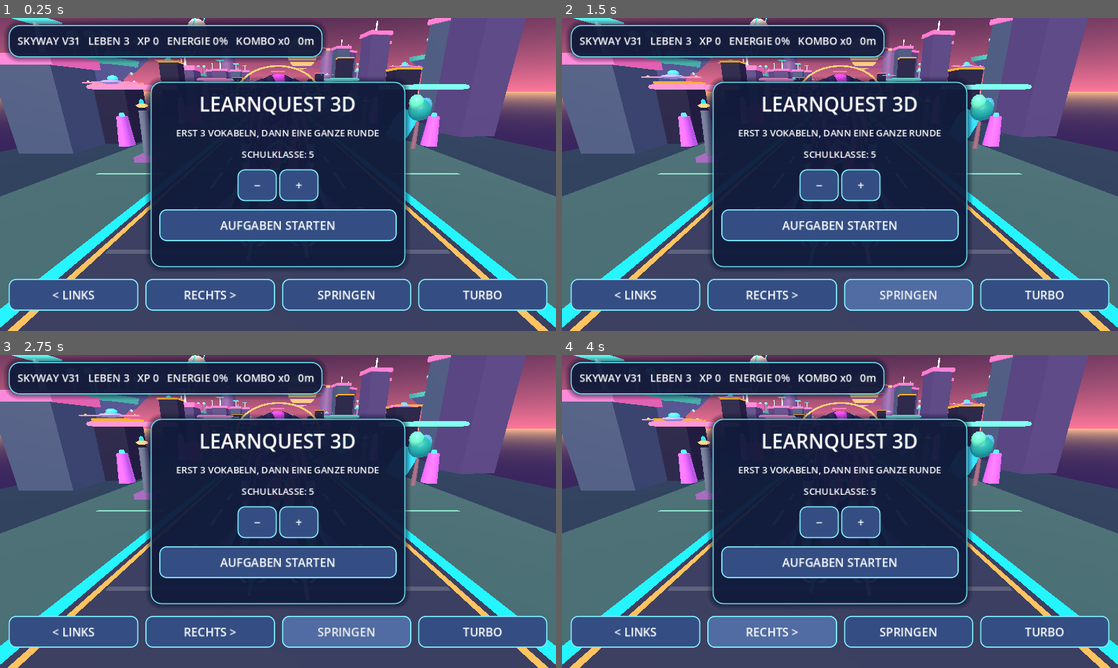
Above: before the commit, frames 1-4 (two rows, left to right).
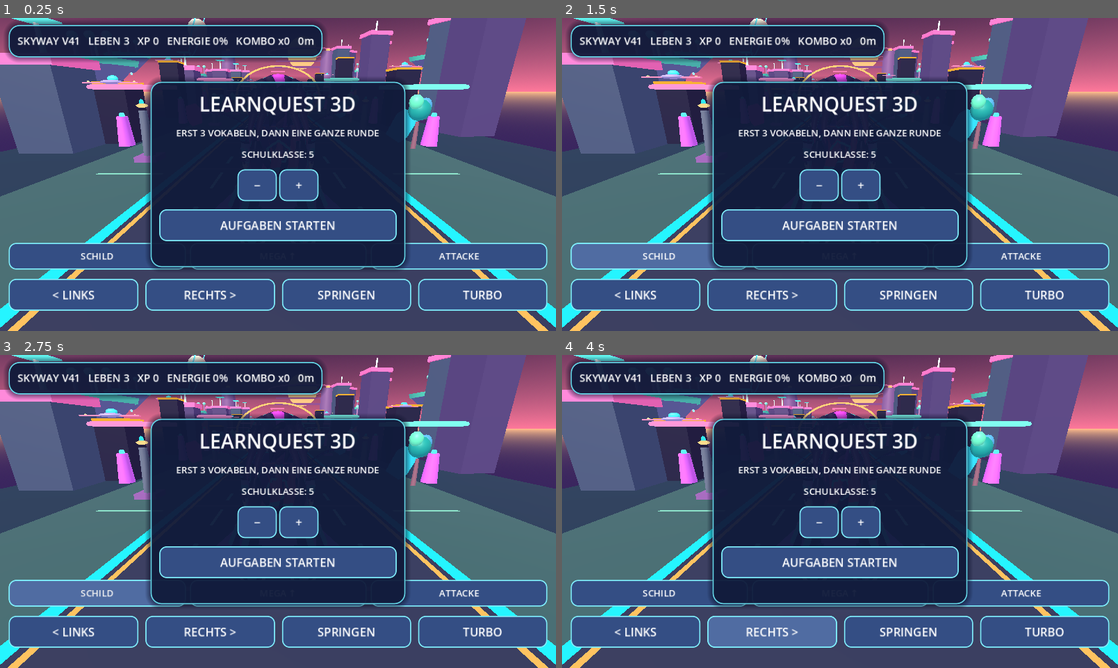
Above: after the commit, the same moments.

Repository: mtothek0703/learnquest-unity-web
Game: Godot game, scene res://main.tscn
Two runs of this game, one before a commit and one after it. Both use one fixed random seed, a clock stepped at 60 frames per second and the inputs below.
Inputs (mouse positions are in pixels of both pictures, inside the frame that each line leads up to):
- Up to frame 1 (0.25 s): no input
- Up to frame 2 (1.5 s): click "SPRINGEN" at 0.5 s; click (662, 255) at 1.25 s, where only the run after the commit has a clickable "SCHILD"
- Up to frame 3 (2.75 s): click (278, 592) at 2 s, where only the run after the commit has a clickable "MEGA ↑"
- Up to frame 4 (4 s): click (1023, 592) at 2.75 s, where only the run after the commit has a clickable "ATTACKE"; click "RECHTS >" at 3.5 s

The runs differ from the first frame. In frame 1, 4.6% of the frame differs, in the area x 1-99%, y 6-81%; in frame 2, 6.6%, in the area x 1-99%, y 6-94%; in frame 3, 6.6%; in frame 4, 4.6%.

Commit message:
feat(gameplay): add visible shield, mega jump and super attack with energy costs, mobile controls and obstacle effects

Diff:
--- a/godot/world.gd
+++ b/godot/world.gd
@@ -9,6 +9,10 @@
 # Complete vocabulary missions first; racing is a continuous, finite level.
 const TASKS_PER_ROUND := 3
 const ROUND_LENGTH := 800.0
+const VERSION_LABEL := "V41"
+const SHIELD_COST := 30
+const MEGA_JUMP_COST := 30
+const ATTACK_COST := 45
 var phase := "menu" # menu -> training -> race -> results
 var training_correct := 0
 var round_number := 1
@@ -29,6 +33,15 @@
 var answer_buttons: Array[Button] = []
 var combo := 0
 var turbo_left := 0.0
+var shield_left := 0.0
+var attack_left := 0.0
+var mega_jump_active := false
+var jump_duration := 0.85
+var jump_height := 1.8
+var shield_visual: MeshInstance3D
+var attack_visual: MeshInstance3D
+var mega_jump_visual: MeshInstance3D
+var powerups_grid: GridContainer
 var rider: Node3D
 var chase_camera: Camera3D
 var moving: Node3D
@@ -152,6 +165,7 @@
     marker.omni_range = 5.0
     rider.add_child(marker)
     marker.position = Vector3(0, 2, 0)
+    _create_powerup_effects()
 
     var zone_script = preload("res://neon_environment.gd")
     skyway_zone = zone_script.new()
@@ -182,6 +196,58 @@
         cube(crystal, Vector3.ZERO, Vector3(1.4, 2.2, 1.4), Color("#39e5ff") if i % 2 == 0 else Color("#fd47c1"), true).rotation_degrees = Vector3(27, 45, 15)
     _create_run_items()
 
+
+func _create_powerup_effects() -> void:
+    # Three cheap, mobile-friendly visual effects stay attached to the racer.
+    shield_visual = MeshInstance3D.new()
+    shield_visual.name = "Active energy shield"
+    var bubble := SphereMesh.new()
+    bubble.radius = 1.4
+    bubble.height = 2.8
+    shield_visual.mesh = bubble
+    var shield_mat := StandardMaterial3D.new()
+    shield_mat.albedo_color = Color(0.17, 0.83, 1.0, 0.18)
+    shield_mat.transparency = BaseMaterial3D.TRANSPARENCY_ALPHA
+    shield_mat.shading_mode = BaseMaterial3D.SHADING_MODE_UNSHADED
+    shield_mat.cull_mode = BaseMaterial3D.CULL_DISABLED
+    shield_mat.emission_enabled = true
+    shield_mat.emission = Color(0.06, 0.40, 0.65)
+    shield_mat.emission_energy_multiplier = 1.25
+    shield_visual.material_override = shield_mat
+    shield_visual.position.y = 1.35
+    rider.add_child(shield_visual)
+    shield_visual.visible = false
+
+    mega_jump_visual = MeshInstance3D.new()
+    mega_jump_visual.name = "Mega jump energy"
+    var mega_ring := TorusMesh.new()
+    mega_ring.inner_radius = 0.68
+    mega_ring.outer_radius = 0.80
+    mega_jump_visual.mesh = mega_ring
+    mega_jump_visual.material_override = mat(Color("#ffe36c"), true)
+    mega_jump_visual.rotation_degrees.x = 90.0
+    mega_jump_visual.position.y = 0.20
+    rider.add_child(mega_jump_visual)
+    mega_jump_visual.visible = false
+
+    attack_visual = MeshInstance3D.new()
+    attack_visual.name = "Super attack shockwave"
+    var shockwave := SphereMesh.new()
+    shockwave.radius = 1.2
+    shockwave.height = 2.4
+    attack_visual.mesh = shockwave
+    var attack_mat := StandardMaterial3D.new()
+    attack_mat.albedo_color = Color(1.0, 0.22, 0.75, 0.25)
+    attack_mat.transparency = BaseMaterial3D.TRANSPARENCY_ALPHA
+    attack_mat.shading_mode = BaseMaterial3D.SHADING_MODE_UNSHADED
+    attack_mat.cull_mode = BaseMaterial3D.CULL_DISABLED
+    attack_mat.emission_enabled = true
+    attack_mat.emission = Color(0.7, 0.10, 0.50)
+    attack_mat.emission_energy_multiplier = 1.6
+    attack_visual.material_override = attack_mat
+    attack_visual.position.y = 1.3
+    rider.add_child(attack_visual)
+    attack_visual.visible = false
 
 func _create_run_items() -> void:
     run_items = Node3D.new()
@@ -240,6 +306,14 @@
     jump_left = 0.0
     hit_cooldown = 0.0
     turbo_left = 0.0
+    shield_left = 0.0
+    attack_left = 0.0
+    mega_jump_active = false
+    jump_duration = 0.85
+    jump_height = 1.8
+    shield_visual.visible = false
+    attack_visual.visible = false
+    mega_jump_visual.visible = false
     quiz_time = 7.0
     quiz_active = false
     previous_quiz_index = -1
@@ -260,12 +334,63 @@
 
 func _jump() -> void:
     if started and not quiz_active and jump_left <= 0.0:
-        jump_left = 0.85
+        jump_duration = 0.85
+        jump_height = 1.8
+        mega_jump_active = false
+        jump_left = jump_duration
+
+func _use_shield() -> void:
+    if phase != "race" or not started or quiz_active or shield_left > 0.0 or power < SHIELD_COST:
+        return
+    power -= SHIELD_COST
+    shield_left = 8.0
+    shield_visual.visible = true
+    info_label.text = "ENERGIE-SCHILD AKTIV!"
+    feedback_time = 1.6
+    _refresh_hud()
+
+func _use_mega_jump() -> void:
+    if phase != "race" or not started or quiz_active or jump_left > 0.0 or power < MEGA_JUMP_COST:
+        return
+    power -= MEGA_JUMP_COST
+    jump_duration = 1.55
+    jump_height = 4.2
+    jump_left = jump_duration
+    mega_jump_active = true
+    mega_jump_visual.visible = true
+    info_label.text = "MEGA-SPRUNG!"
+    feedback_time = 1.4
+    _refresh_hud()
+
+func _use_super_attack() -> void:
+    if phase != "race" or not started or quiz_active or attack_left > 0.0 or power < ATTACK_COST:
+        return
+    power -= ATTACK_COST
+    attack_left = 0.72
+    attack_visual.visible = true
+    var cleared := 0
+    for item in run_items.get_children():
+        # Destroy upcoming hazards across all three lanes in shockwave range.
+        if bool(item.get_meta("energy")) or bool(item.get_meta("collected")):
+            continue
+        if item.position.z < rider.position.z and item.position.z > rider.position.z - 62.0:
+            item.set_meta("collected", true)
+            item.visible = false
+            cleared += 1
+    xp += cleared * 20
+    info_label.text = "SUPER ATTACK! %d HINDERNISSE ZERSTÖRT" % cleared
+    feedback_time = 1.8
+    _refresh_hud()
 
 func _update_run_items(delta: float) -> void:
     hit_cooldown = maxf(0.0, hit_cooldown - delta)
     jump_left = maxf(0.0, jump_left - delta)
-    rider.position.y = sin((1.0 - jump_left / 0.85) * PI) * 1.8 if jump_left > 0.0 else 0.0
+    rider.position.y = sin((1.0 - jump_left / jump_duration) * PI) * jump_height if jump_left > 0.0 else 0.0
+    if jump_left <= 0.0 and mega_jump_active:
+        mega_jump_active = false
+        mega_jump_visual.visible = false
+        jump_duration = 0.85
+        jump_height = 1.8
     for item in run_items.get_children():
         var previous_z: float = item.position.z
         item.position.z += speed * delta
@@ -300,6 +425,10 @@
                     xp += 10
                     info_label.text = "TURBO! +10 XP"
                     feedback_time = 1.2
+                elif shield_left > 0.0:
+                    info_label.text = "SCHILD BLOCKT DEN TREFFER!"
+                    feedback_time = 1.1
+                    item.visible = false
                 elif hit_cooldown <= 0.0:
                     lives -= 1
                     combo = 0
@@ -405,6 +534,26 @@
     ]:
         button.custom_minimum_size.x = 0
         button.size_flags_horizontal = Control.SIZE_EXPAND_FILL
+
+    # Separate mobile row: four movement controls stay unchanged for old saves/tests.
+    powerups_grid = GridContainer.new()
+    powerups_grid.name = "Special abilities"
+    powerups_grid.columns = 3
+    powerups_grid.set_anchors_and_offsets_preset(Control.PRESET_BOTTOM_WIDE)
+    powerups_grid.offset_left = 15.0
+    powerups_grid.offset_right = -15.0
+    powerups_grid.offset_top = -152.0
+    powerups_grid.offset_bottom = -98.0
+    powerups_grid.add_theme_constant_override("h_separation", 7)
+    canvas.add_child(powerups_grid)
+    for power_button in [
+        _make_button("SCHILD", _use_shield, powerups_grid),
+        _make_button("MEGA ↑", _use_mega_jump, powerups_grid),
+        _make_button("ATTACKE", _use_super_attack, powerups_grid)
+    ]:
+        power_button.custom_minimum_size = Vector2(0, 46)
+        power_button.add_theme_font_size_override("font_size", 16)
+        power_button.size_flags_horizontal = Control.SIZE_EXPAND_FILL
 
     splash = PanelContainer.new()
     _style_panel(splash)
@@ -494,6 +643,8 @@
     hud.add_theme_font_size_override("font_size", 16 if narrow else 18)
     controls_grid.columns = 2 if narrow else 4
     controls_grid.offset_top = -142.0 if narrow else -90.0
+    powerups_grid.offset_top = -200.0 if narrow else -152.0
+    powerups_grid.offset_bottom = -151.0 if narrow else -98.0
     start_heading.add_theme_font_size_override("font_size", 26 if narrow else 34)
     end_heading.add_theme_font_size_override("font_size", 24 if narrow else 30)
     for panel in [splash, quiz_box, end_panel]:
@@ -610,9 +761,11 @@
 func _refresh_hud() -> void:
     if hud != null:
         if mobile_hud_layout:
-            hud.text = "V31  LEBEN %d  XP %d\nENERGIE %d%%  KOMBO x%d  %dm" % [lives, xp, power, combo, int(distance)]
+            hud.text = "%s  LEBEN %d  XP %d\nENERGIE %d%%  KOMBO x%d  %dm" % [VERSION_LABEL, lives, xp, power, combo, int(distance)]
         else:
-            hud.text = "SKYWAY V31   LEBEN %d   XP %d   ENERGIE %d%%   KOMBO x%d   %dm" % [lives, xp, power, combo, int(distance)]
+            hud.text = "SKYWAY %s   LEBEN %d   XP %d   ENERGIE %d%%   KOMBO x%d   %dm" % [VERSION_LABEL, lives, xp, power, combo, int(distance)]
+        if phase == "race":
+            hud.text += "\nRUNDE %d  ZIEL %dm  SCHILD %ds  BOOST %ds" % [round_number, int(ROUND_LENGTH), ceili(shield_left), ceili(turbo_left)]
 
 # Follow the racer on lane changes and jumps; widen the view during turbo.
 func _update_camera(delta: float) -> void:
@@ -638,6 +791,12 @@
         return
     if Input.is_key_pressed(KEY_SPACE) and jump_left <= 0.0:
         _jump()
+    if Input.is_key_pressed(KEY_Q):
+        _use_shield()
+    if Input.is_key_pressed(KEY_E):
+        _use_mega_jump()
+    if Input.is_key_pressed(KEY_R):
+        _use_super_attack()
     if Input.is_key_pressed(KEY_LEFT) or Input.is_key_pressed(KEY_A):
         lane = -1
     elif Input.is_key_pressed(KEY_RIGHT) or Input.is_key_pressed(KEY_D):
@@ -645,6 +804,17 @@
     elif Input.is_key_pressed(KEY_S):
         lane = 0
     turbo_left = maxf(0.0, turbo_left - delta)
+    shield_left = maxf(0.0, shield_left - delta)
+    attack_left = maxf(0.0, attack_left - delta)
+    shield_visual.visible = shield_left > 0.0
+    if shield_visual.visible:
+        var pulse := 1.0 + sin(distance * 0.24) * 0.04
+        shield_visual.scale = Vector3.ONE * pulse
+    attack_visual.visible = attack_left > 0.0
+    if attack_visual.visible:
+        attack_visual.scale = Vector3.ONE * (1.0 + (0.72 - attack_left) * 8.0)
+    if mega_jump_active:
+        mega_jump_visual.rotation.y += delta * 3.0
     speed = 25.0 if turbo_left > 0 else 14.0
     distance += delta * speed
     if phase == "race" and distance >= ROUND_LENGTH:
